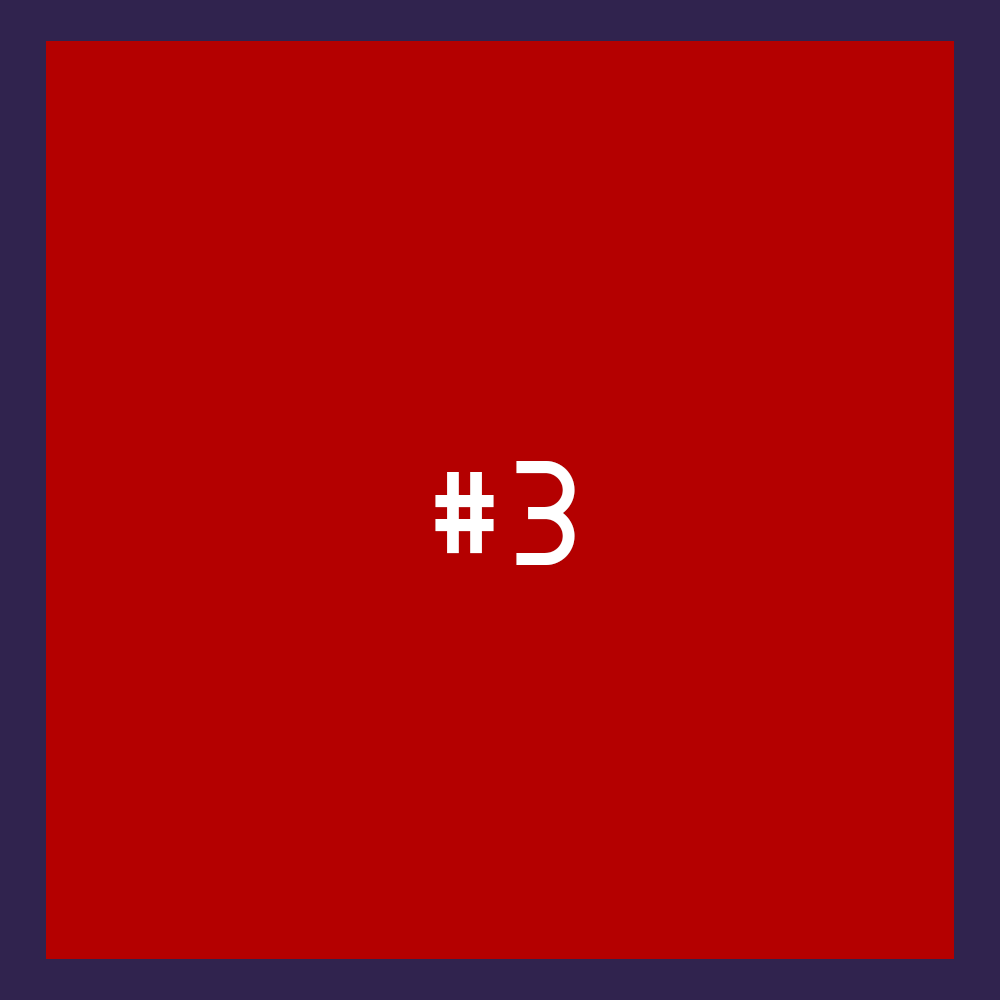
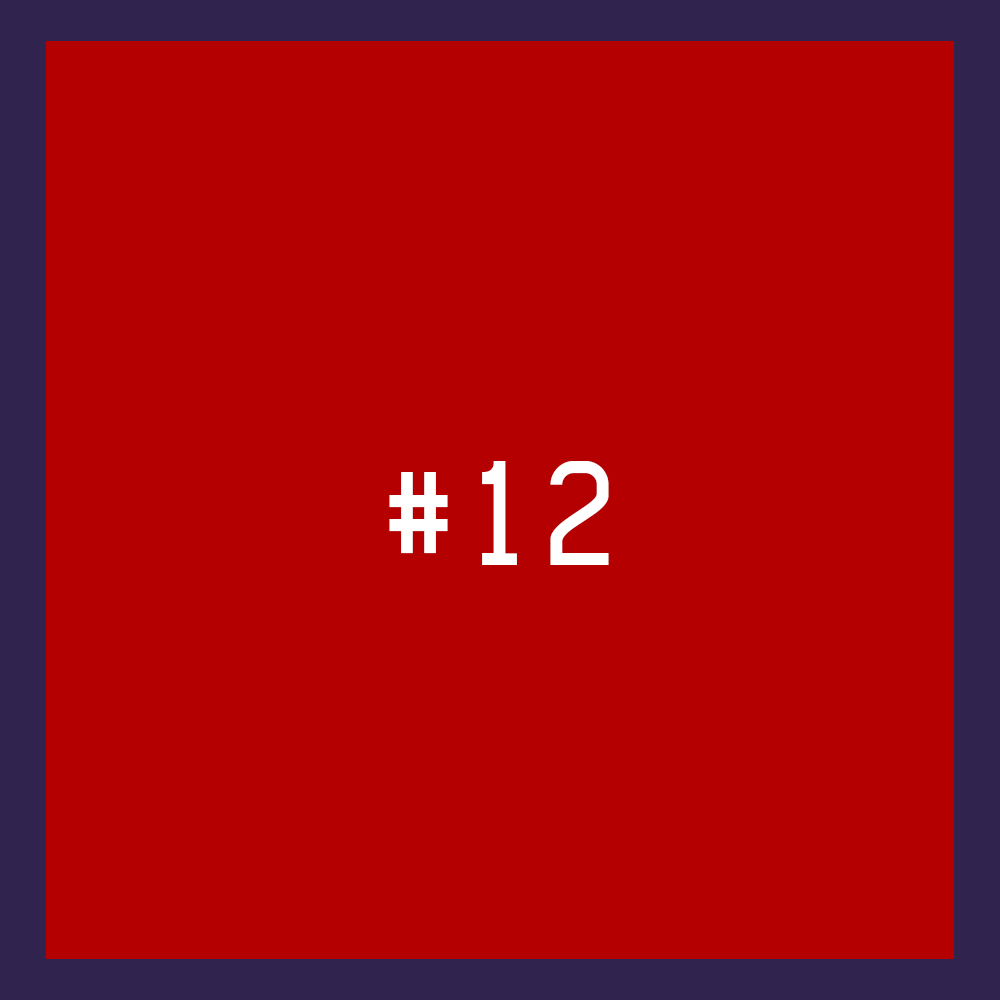
Two versions of the same layered image (w=1000, h=1000). Layer-by-layer changes:
renamed "#3" to "#12", painted on it over [389, 461, 609, 565]
